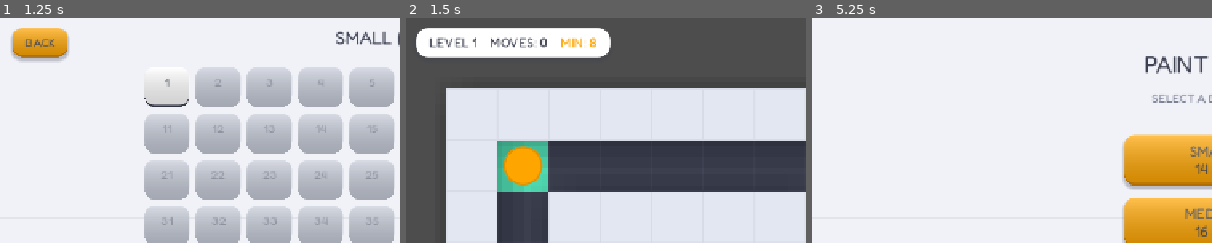
Above: before the commit, frames 1-3 (left to right).
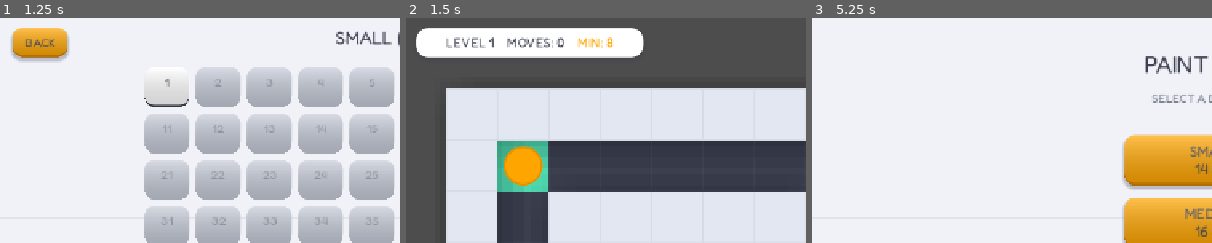
Above: after the commit, the same moments.

Repository: wheelibin/maze-fill
Game: Godot game, scene res://size_select.tscn
Two runs of this game, one before a commit and one after it. Both use one fixed random seed, a clock stepped at 60 frames per second and the inputs below.
Inputs:
- Up to frame 1 (1.25 s): click "SMALL 14 × 6" at 0.5 s
- Up to frame 2 (1.5 s): click "1" at 1.25 s
- Up to frame 3 (5.25 s): click "RESTART" at 2 s; click "RESTART" at 2.75 s; click "RESTART" at 3.5 s; click "MENU" at 4.25 s; click "BACK" at 5 s
The pictures show only the part of the screen within x 0-50%, y 0-50%; the shares and areas given below are measured in that part.

Frame 1 is identical in both runs. In frame 2, 2.4% of the frame differs, in the area x 6-60%, y 4-18%; in frame 3, nothing differs.

Commit message:
increase hud width

Diff:
--- a/game.tscn
+++ b/game.tscn
@@ -101,7 +101,7 @@
 [node name="Margin" type="MarginContainer" parent="HUD" unique_id=159644928]
 offset_left = 16.0
 offset_top = 16.0
-offset_right = 327.0
+offset_right = 380.0
 offset_bottom = 56.0
 
 [node name="Panel" type="Panel" parent="HUD/Margin" unique_id=1379288360]
